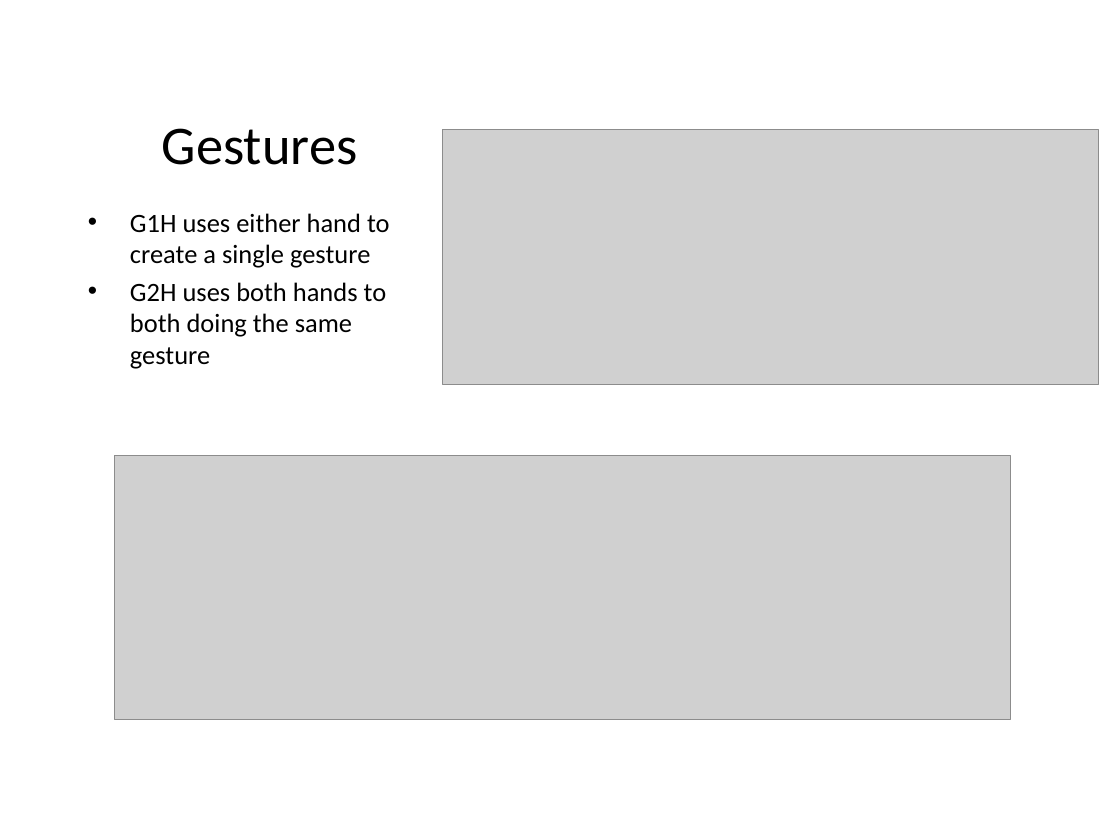
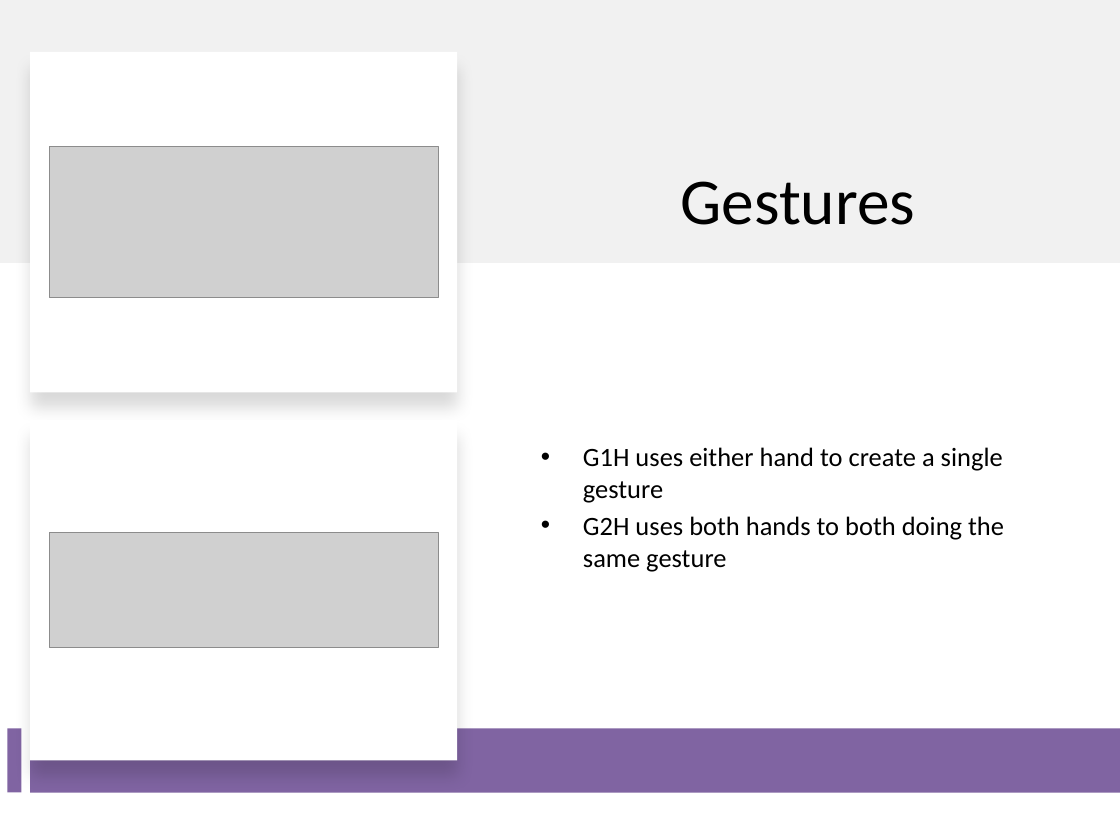
Before and after one commit to csu-hci-projects/CS465_OrdwayR, a slide deck: slide 7 of Rosys_Wizards_465_Presentation.pptx. Drawn at 1120x840 pixels with LibreOffice and Linux fonts; fonts in the diff are those of the drawing; grey boxes stand for pictures. Boxes give left, top, right and bottom in pixels: in the first picture for what was removed or moved away, otherwise in the second. Text is boxed around its words. In the diff, an @@ line names an element or a change of style, - is before the commit and + after.

```diff
--- a/Rosys_Wizards_465_Presentation.pptx
+++ b/Rosys_Wizards_465_Presentation.pptx
@@ rectangle added at [0, 0, 1120, 263], fill #D9D9D9 at 35% opacity @@
@@ rectangle added at [30, 52, 457, 392], fill #FFFFFF @@
@@ title "Gestures": place and size @@
-title "Gestures" at [162, 128, 358, 165]
+title "Gestures" at [681, 181, 916, 225]
@@ title "Gestures" at [681, 181, 916, 225]: size 35 to 42 pt @@
@@ picture: place and size @@
-picture at [442, 130, 1098, 385]
+picture at [49, 147, 438, 298]
@@ text "G1H uses either hand to ...": place and size @@
-text "G1H uses either hand to ..." at [130, 213, 390, 369]
+text "G1H uses either hand to ..." at [583, 447, 1004, 572]
@@ text "G1H uses either hand to ..." at [583, 447, 1004, 572]: vertical alignment top to middle @@
@@ rectangle added at [30, 420, 457, 760], fill #FFFFFF @@
@@ picture: place and size @@
-picture at [114, 455, 1010, 719]
+picture at [49, 533, 438, 648]
@@ rectangle added at [7, 729, 21, 792], fill #8064A2 @@
@@ rectangle added at [30, 729, 1120, 793], fill #8064A2 @@
```
Also in this commit, not shown: 8 other slides changed, 1 slide added, 1 slide removed.
